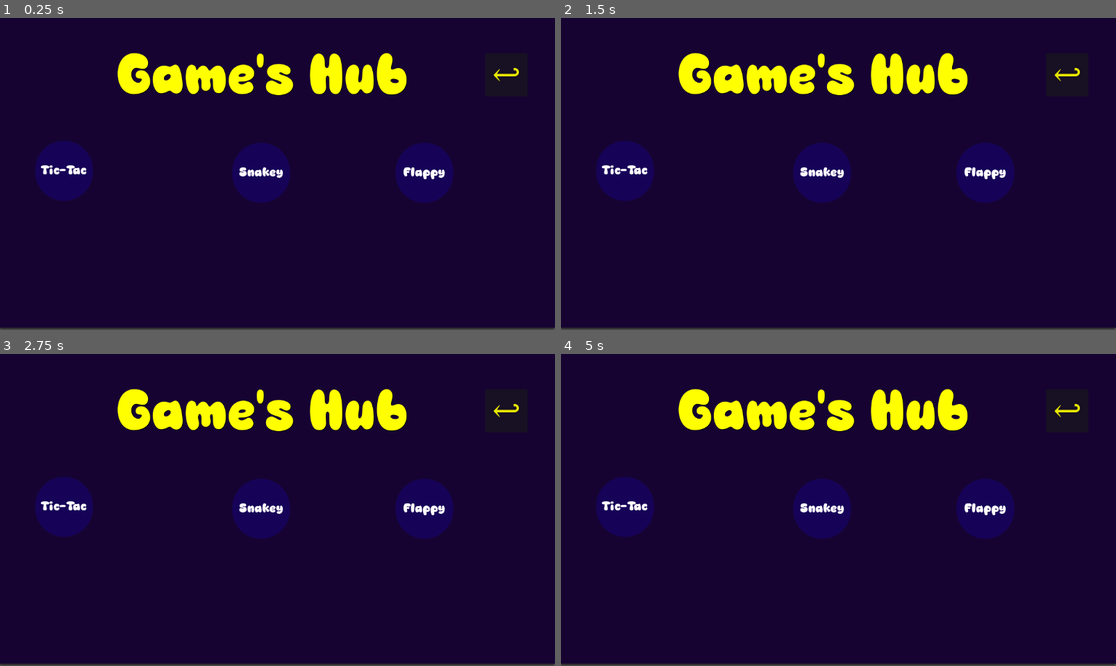
Above: before the commit, frames 1-4 (two rows, left to right).
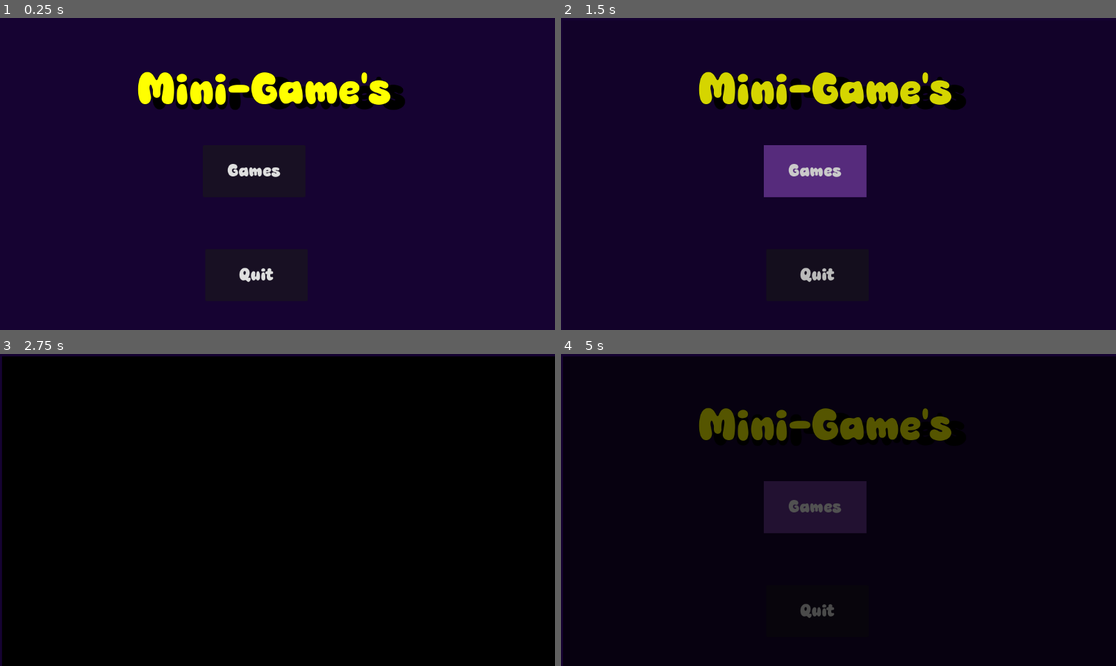
Above: after the commit, the same moments.

Repository: speed987185/Mini-Game-Hub
Game: Godot game, scene res://scenes/main_menu.tscn
The game is run twice, just before and just after one commit, with the same random seed, the same clock (stepped at 60 frames per second) and the same inputs. Before the commit the project starts from res://scenes/games.tscn.
Inputs (mouse positions are in pixels of both pictures, inside the frame that each line leads up to):
- Up to frame 1 (0.25 s): no input
- Up to frame 2 (1.5 s): click (1066, 74) at 0.5 s, where only the run before the commit has a clickable "↩"; click (816, 170) at 1.25 s, where only the run after the commit has a clickable "Games"
- Up to frame 3 (2.75 s): tap Enter at 2 s; hold Right from 2.03 s (still down); tap Alt at 2.1 s
- Up to frame 4 (5 s): release Right at 2.75 s; click (627, 506) at 2.75 s, where only the run before the commit has a clickable "Tic-Tac"; click "↩" at 3.5 s; click (821, 510) at 4.25 s, where only the run before the commit has a clickable "Snakey"

The runs differ from the first frame. In frame 1, 11% of the frame differs, in the area x 0-100%, y 11-100%; in frame 2, 14%; in frame 3, 99%, in the area x 0-100%, y 0-100%; in frame 4, 96%.
Error before the commit: Attempt to call function 'play' in base 'null instance' on a null instance. (res://scripts/games.gd:4)

Commit message:
added a mechanisham of playing fade in and fade out on scene chnage tried on one button its working i will add those as i keep builting scenes

Diff:
--- a/project.godot
+++ b/project.godot
@@ -11,7 +11,7 @@
 [application]
 
 config/name="MiniGameHub"
-run/main_scene="uid://b4lwc8xxi0f05"
+run/main_scene="uid://ljdgquwu565j"
 config/features=PackedStringArray("4.6", "GL Compatibility")
 config/icon="res://icon.svg"
 
--- a/scenes/games.tscn
+++ b/scenes/games.tscn
@@ -12,6 +12,8 @@
 
 [node name="Games" type="Node2D" unique_id=891082317]
 script = ExtResource("1_umruc")
+
+[node name="Fade_transitions" parent="." unique_id=182935378 instance=ExtResource("2_gkbpp")]
 
 [node name="Panel" type="Panel" parent="." unique_id=653665780]
 offset_right = 1150.0
@@ -73,6 +75,4 @@
 theme_override_styles/normal = SubResource("StyleBoxFlat_idr2f")
 text = "Flappy"
 
-[node name="Fade_transitions" parent="." unique_id=182935378 instance=ExtResource("2_gkbpp")]
-
 [connection signal="pressed" from="Back" to="." method="_on_back_pressed"]
--- a/scenes/main_menu.tscn
+++ b/scenes/main_menu.tscn
@@ -22,24 +22,6 @@
 offset_right = 1152.0
 offset_bottom = 654.0
 color = Color(0.08627451, 0.011764706, 0.19607843, 1)
-
-[node name="Games" type="Button" parent="." unique_id=1650714519]
-offset_left = 421.0
-offset_top = 264.0
-offset_right = 634.0
-offset_bottom = 372.0
-theme_override_font_sizes/font_size = 38
-theme_override_styles/hover = SubResource("StyleBoxFlat_l6cm7")
-text = "Games"
-
-[node name="Quit" type="Button" parent="." unique_id=959398897]
-offset_left = 426.0
-offset_top = 480.0
-offset_right = 639.0
-offset_bottom = 588.0
-theme_override_font_sizes/font_size = 38
-theme_override_styles/hover = SubResource("StyleBoxFlat_ekxnf")
-text = "Quit"
 
 [node name="Label" type="Label" parent="." unique_id=714545503]
 offset_left = 284.0
@@ -57,15 +39,33 @@
 theme_override_font_sizes/font_size = 95
 text = "Mini-Game's"
 
+[node name="Quit" type="Button" parent="." unique_id=959398897]
+offset_left = 426.0
+offset_top = 480.0
+offset_right = 639.0
+offset_bottom = 588.0
+theme_override_font_sizes/font_size = 38
+theme_override_styles/hover = SubResource("StyleBoxFlat_ekxnf")
+text = "Quit"
+
+[node name="Games" type="Button" parent="." unique_id=1650714519]
+offset_left = 421.0
+offset_top = 264.0
+offset_right = 634.0
+offset_bottom = 372.0
+theme_override_font_sizes/font_size = 38
+theme_override_styles/hover = SubResource("StyleBoxFlat_l6cm7")
+text = "Games"
+
 [node name="Fade_transitions" parent="." unique_id=182935378 instance=ExtResource("3_bqqt6")]
 visible = false
-offset_left = 426.0
-offset_top = 480.0
-offset_right = 1583.0
-offset_bottom = 1129.0
+offset_left = 4.0
+offset_top = 5.0
+offset_right = 1161.0
+offset_bottom = 654.0
 
 [node name="Fade_timer" type="Timer" parent="Fade_transitions" unique_id=1235158691]
 
+[connection signal="pressed" from="Quit" to="." method="_on_quit_pressed"]
 [connection signal="pressed" from="Games" to="." method="_on_games_pressed"]
-[connection signal="pressed" from="Quit" to="." method="_on_quit_pressed"]
 [connection signal="timeout" from="Fade_transitions/Fade_timer" to="." method="_on_fade_timer_timeout"]
--- a/scripts/games.gd
+++ b/scripts/games.gd
@@ -1,7 +1,7 @@
 extends Node2D
 
 func _ready():
-	$Fade_transition/AnimationPlayer.play("fade_out")
+	$Fade_transitions/AnimationPlayer.play("fade_out")
 
 func _on_back_pressed() -> void:
 	get_tree().change_scene_to_file("res://scenes/main_menu.tscn")
--- a/scripts/main_menu.gd
+++ b/scripts/main_menu.gd
@@ -15,5 +15,5 @@
 
 
 func _on_fade_timer_timeout() -> void:
-	if button_type = "games":
+	if button_type == "games":
 		get_tree().change_scene_to_file("res://scenes/games.tscn")
Not shown: 1 places in scenes/main_menu.tscn that only renumber resources
